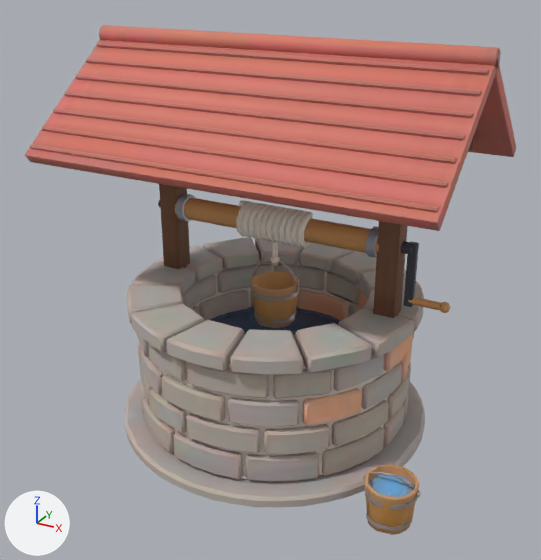
Before and after pictures for a commit that changed the glTF model public/env/village-well.glb.
The view is the same before and after, from a 50 mm camera at (1.98, -3.65, 2.74) aimed at (0.02, -0.09, 0.96). Arrows for +X, +Y and +Z are at lower left; the lights stay in place. The picture after the commit comes second. Where no turn or scale is listed for an object, it has been applied to the vertices. Vertices at exactly the same position are counted once.

In view in the first picture: 'village-well_body', 'village-well_winch'.
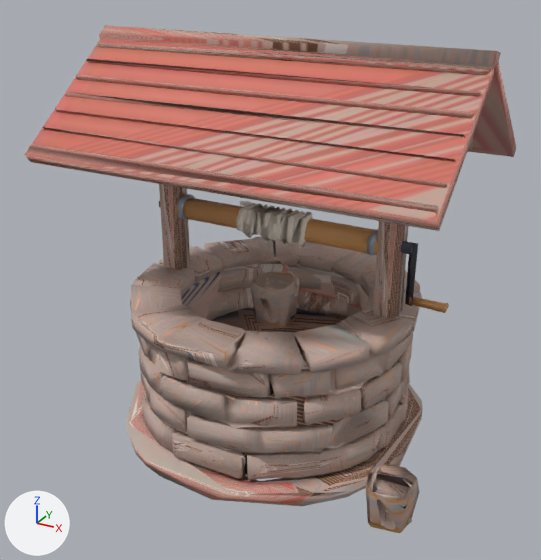
Where the newer file only moved an object's origin or applied its transform, the numbers keep the older frame.

Location of each change, (x1, y1, x2, y2) in pixels of the pictures (541 x 560 px):
```json
{"object": "village-well_body", "change": "reshaped", "before": [25, 25, 516, 535], "after": [25, 25, 516, 533]}
{"object": "village-well_winch", "change": "reshaped", "before": [158, 194, 450, 313], "after": [159, 194, 449, 313]}
{"part": 1, "of": "me_village_well_body", "change": "cut back", "before": [25, 25, 513, 535], "after": [86, 43, 513, 318], "on screen": "mostly hidden afterwards"}
{"part": 2, "of": "me_village_well_body", "change": "cut back", "before": [250, 241, 300, 328], "after": [252, 257, 290, 281]}
{"part": 3, "of": "me_village_well_body", "change": "surface changed", "before": [30, 46, 516, 533], "after": [30, 46, 516, 533]}
{"part": 4, "of": "me_village_well_winch", "change": "cut back", "before": [237, 200, 313, 248], "after": [278, 214, 307, 247]}
{"part": 5, "of": "me_village_well_winch", "change": "deleted", "before": [158, 194, 450, 313]}
```

The change, as JSON lines over the scene's bpy script:
```json
{"block": "me_village_well_body", "where": "# used by ob_village_well_body; location = (0.001, 0.0, 1.168)"}
{"op": "remove", "block": "me_village_well_body", "code": "me_village_well_body.from_pydata(...)  # 5417 vertices, 10247 faces; spans x -1.17..1.17, y -0.96..0.96, z -1.17..1.17"}
{"op": "add", "block": "me_village_well_body", "code": "me_village_well_body.from_pydata(...)  # 1908 vertices, 3737 faces; spans x -1.17..1.16, y -0.94..0.96, z -1.17..1.16"}
{"block": "me_village_well_body", "change": "me_village_well_body part 1: 38 vertices moved within x -1.15..1.16, y -0.61..0.68, z -0.58..1.08; 3284 vertices removed from x -1.17..1.17, y -0.96..0.96, z -1.17..1.17"}
{"block": "me_village_well_body", "change": "me_village_well_body part 2: 4 vertices moved within x -0.16..0.08, y -0.01..0.0, z -0.28..-0.13; 193 vertices removed from x -0.16..0.16, y -0.15..0.15, z -0.51..0.05"}
{"block": "me_village_well_body", "change": "me_village_well_body part 3: 419 kept faces spanning x -1.15..1.16, y -0.94..0.85, z -1.17..1.12 get new texture (UV) coordinates"}
{"block": "me_village_well_body", "change": "other edits to the shape of me_village_well_body do not show in these pictures"}
{"block": "me_village_well_winch", "where": "# used by ob_village_well_winch; location = (0.125, 0.0, 1.167)"}
{"op": "remove", "block": "me_village_well_winch", "code": "me_village_well_winch.from_pydata(...)  # 1033 vertices, 2034 faces; spans x -0.95..0.95, y -0.11..0.11, z -0.22..0.22"}
{"op": "add", "block": "me_village_well_winch", "code": "me_village_well_winch.from_pydata(...)  # 314 vertices, 718 faces; spans x -0.95..0.93, y -0.11..0.11, z -0.22..0.22"}
{"block": "me_village_well_winch", "change": "me_village_well_winch part 4: 11 vertices moved within x -0.23..0.07, y -0.09..0.09, z 0.03..0.19; 581 vertices removed from x -0.36..0.11, y -0.11..0.11, z 0.01..0.22"}
{"block": "me_village_well_winch", "change": "me_village_well_winch part 5: 138 vertices removed from x -0.95..0.95, y -0.08..0.08, z -0.22..0.19"}
```
